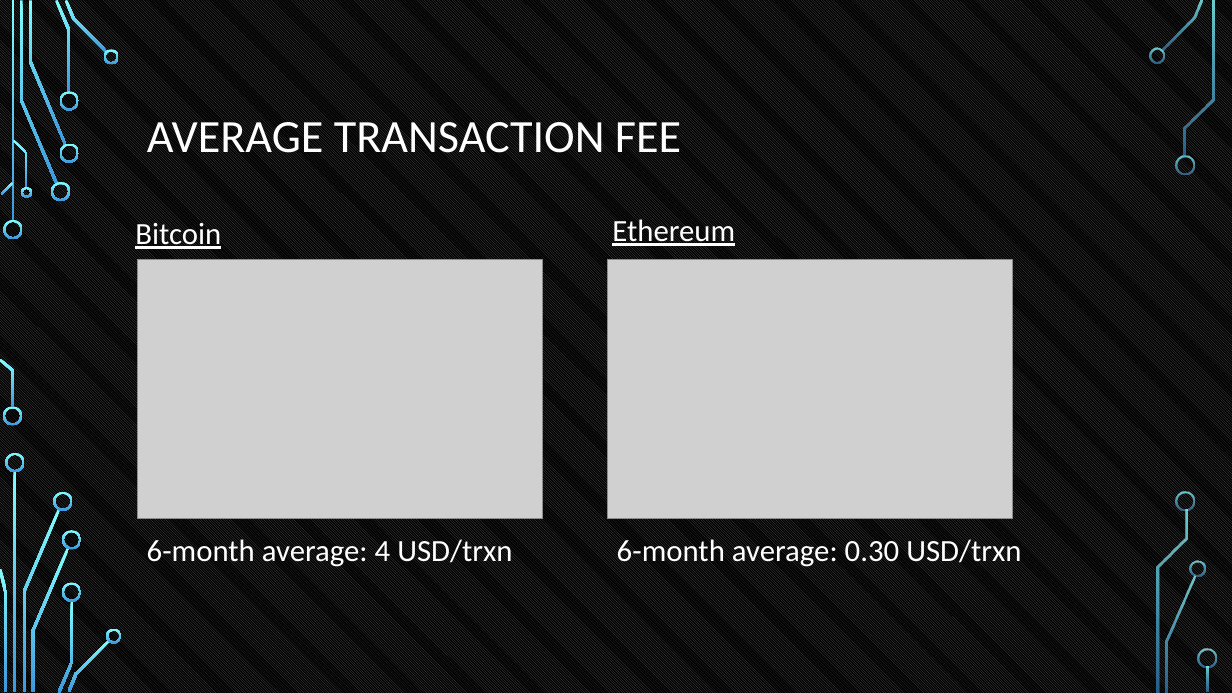
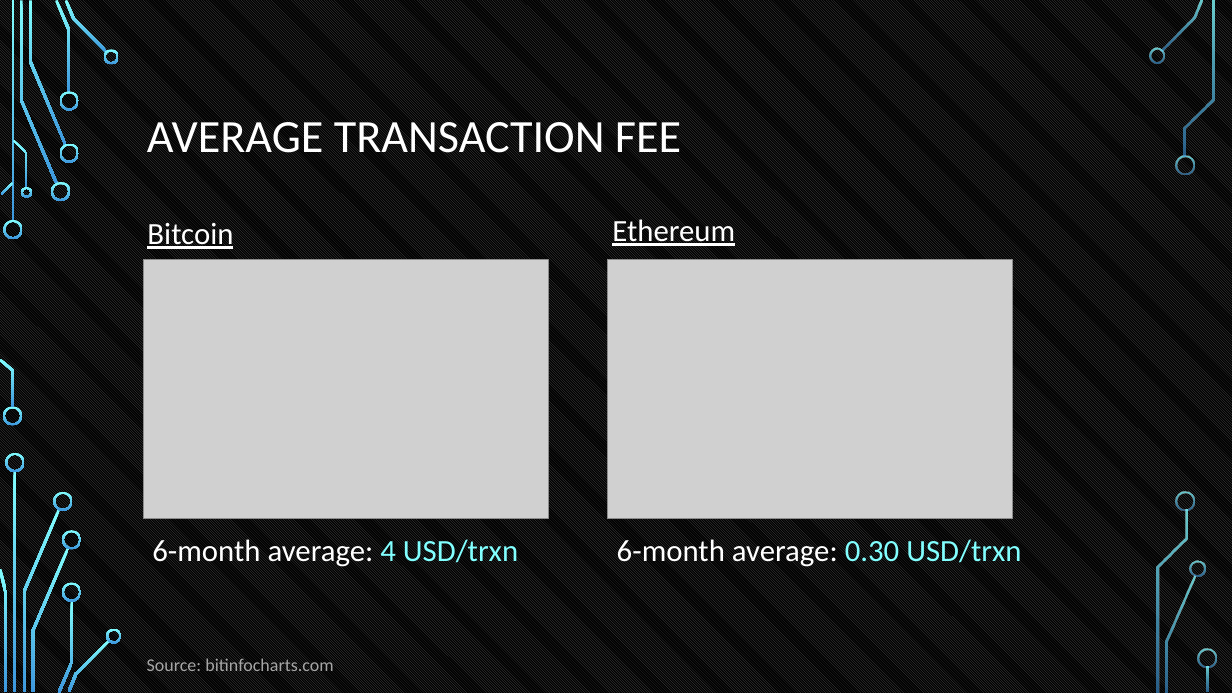
Before and after one commit to tokenika/tokenika.github.io, a slide deck: slide 17 of WarsawBlock(3).pptx. Drawn at 1232x693 pixels with LibreOffice and Linux fonts; fonts in the diff are those of the drawing; grey boxes stand for pictures; background and template pictures are left out. Boxes give left, top, right and bottom in pixels: in the first picture for what was removed or moved away, otherwise in the second. Text is boxed around its words. In the diff, an @@ line names an element or a change of style, - is before the commit and + after.

```diff
--- a/WarsawBlock(3).pptx
+++ b/WarsawBlock(3).pptx
@@ text "Bitcoin": place and size @@
-text "Bitcoin" at [135,223,221,249]
+text "Bitcoin" at [147,222,233,249]
@@ picture: place and size @@
-picture at [138,260,543,518]
+picture at [143,260,548,518]
@@ text "6-month average: 4 USD/trxn" at [152,539,518,567]: text colour #FFFFFF to #82FFFF in "4 USD/trxn" @@
@@ text "6-month average: 0.30 USD/trxn" at [617,539,1021,567]: text colour #FFFFFF to #82FFFF in "0.30 USD/trxn" @@
@@ text added at [147,658,333,671], 14 pt, text #A6A6A6 @@
+Source: bitinfocharts.com
```
Also in this commit, not shown: 6 other slides changed, 2 slides added, 2 slides removed, 2 other files.
